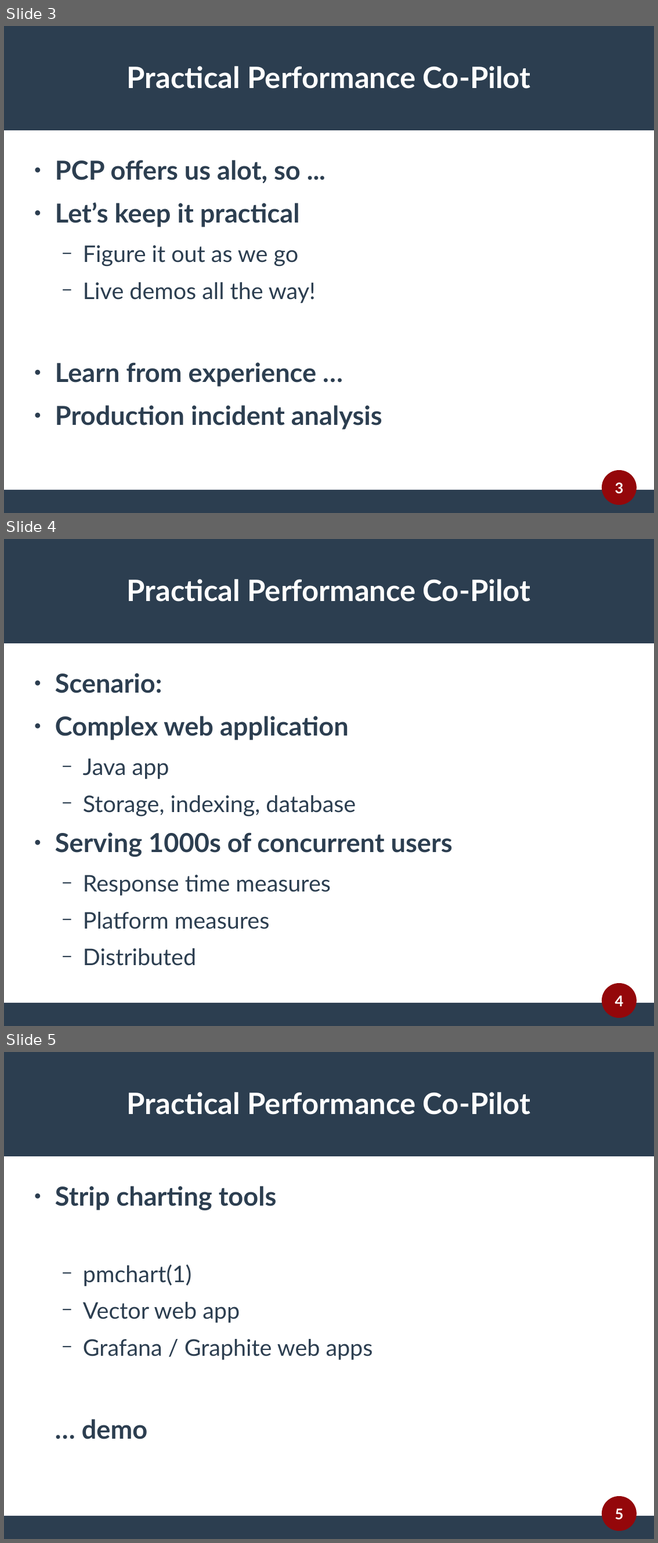
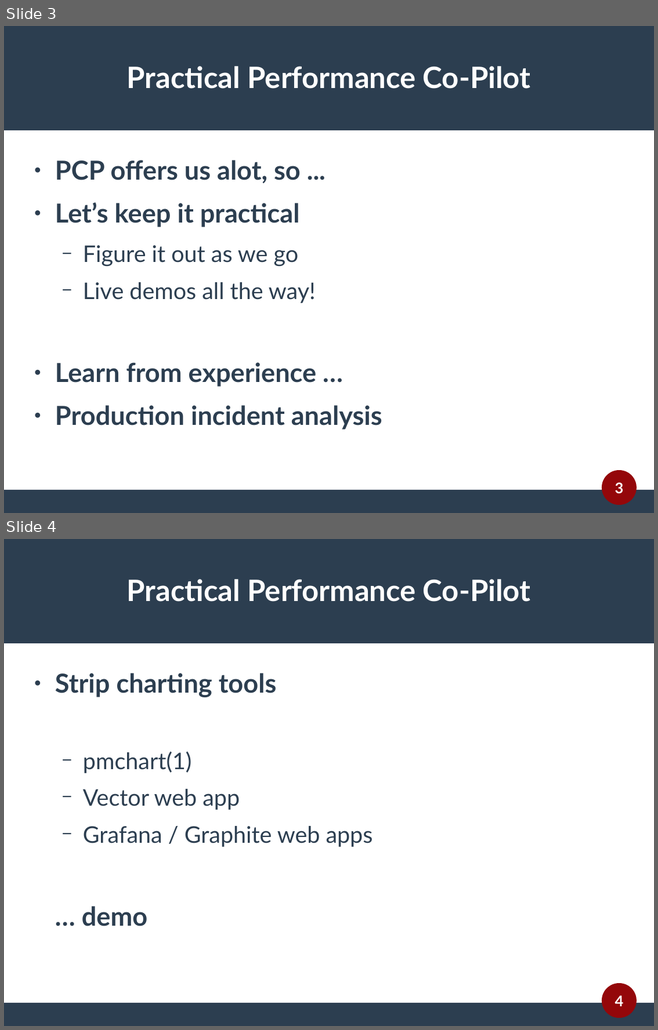
Before and after one commit to performancecopilot/pcp-website, a slide deck: papers/practical-pcp.odp. Shown one above the other, each under a label of ours: slides 3, 4 and 5 before the commit, slides 3 and 4 after it. The pictures are 658x1543 and 658x1030 pixels, drawn with LibreOffice and Linux fonts; fonts in the diff are those of the drawing. Boxes give left, top, right and bottom in pixels: in the first picture for what was removed or moved away, otherwise in the second. Text is boxed around its words. In the diff, an @@ line names an element or a change of style, - is before the commit and + after.

```diff
--- a/papers/practical-pcp.odp
+++ b/papers/practical-pcp.odp
@@ slide 4 removed at [4, 539, 654, 1026], background #FFFFFF; not listed: 3 template elements that a slide beside it also shows @@
@@ title removed at [127, 579, 531, 602] @@
-Practical Performance Co-Pilot
@@ text removed at [55, 673, 452, 966] @@
-● Scenario:
-● Complex web application
-  − Java app
-  − Storage, indexing, database
-● Serving 1000s of concurrent users
-  − Response time measures
-  − Platform measures
-  − Distributed
@@ page number removed at [615, 995, 623, 1006] @@
-4
@@ what was slide 5 is now slide 4 @@
@@ page number at [615, 995, 623, 1006]: text changed @@
-5
+4
```
Also in this commit, not shown: 15 other files.
